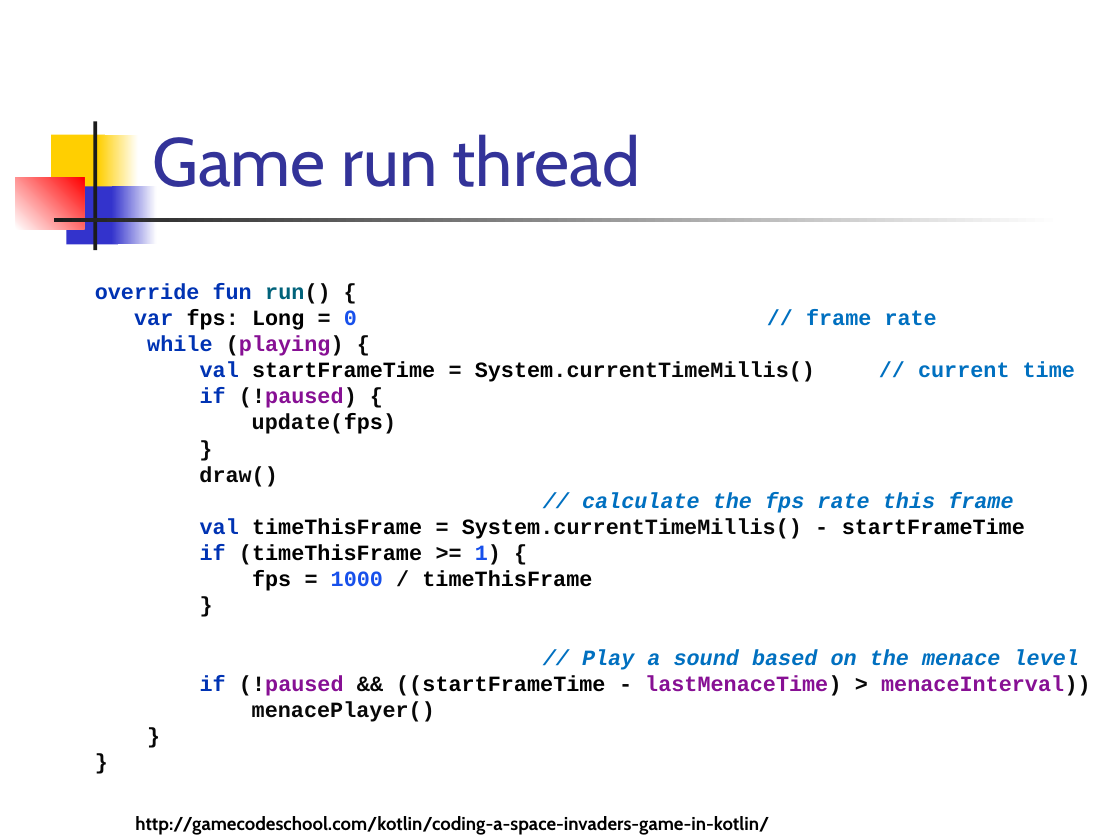
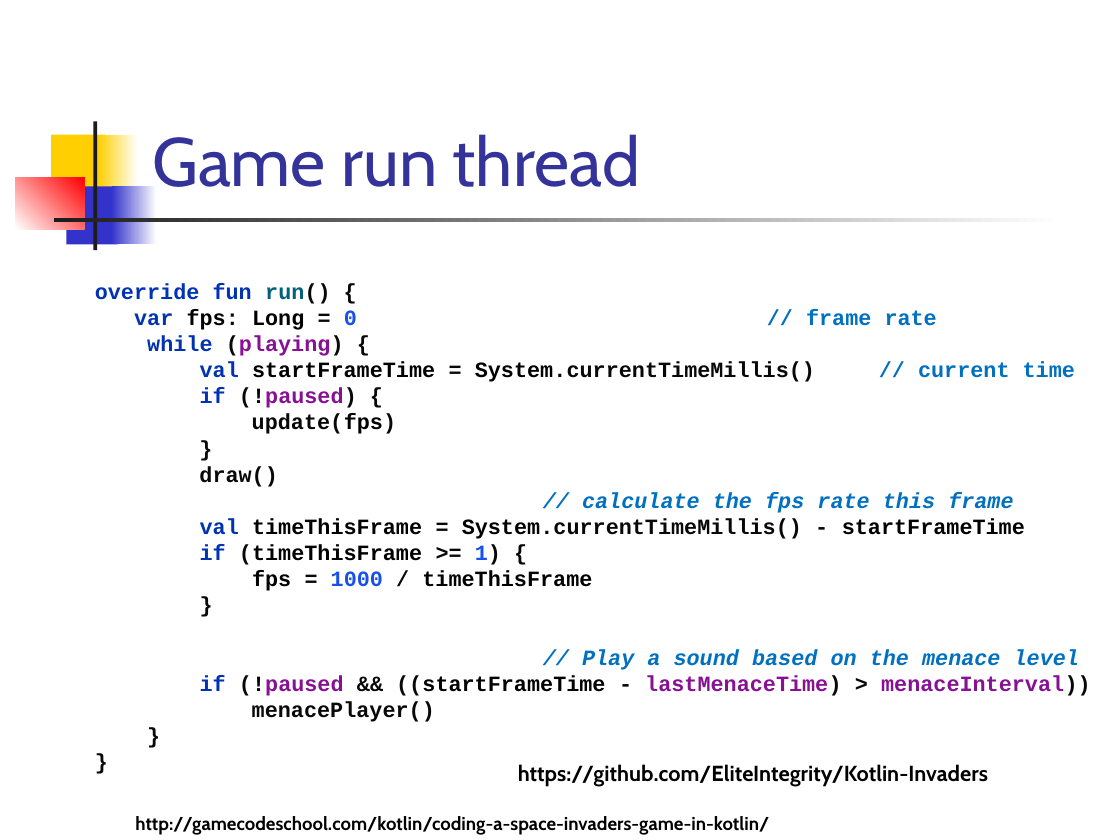
Before and after one commit to vmandro/Prednasky, a slide deck: slide 12 of 05/05_Android.ppt. Drawn at 1120x840 pixels with LibreOffice and Linux fonts; fonts in the diff are those of the drawing. Boxes give left, top, right and bottom in pixels: in the first picture for what was removed or moved away, otherwise in the second. Text is boxed around its words. In the diff, an @@ line names an element or a change of style, - is before the commit and + after.

```diff
--- a/05/05_Android.ppt
+++ b/05/05_Android.ppt
@@ text added at (518, 764, 988, 786), 14 pt, text #000000, bold @@
+https://github.com/EliteIntegrity/Kotlin-Invaders
```
Also in this commit, not shown: 11 other slides changed, 3 slides added, 1 other file.
